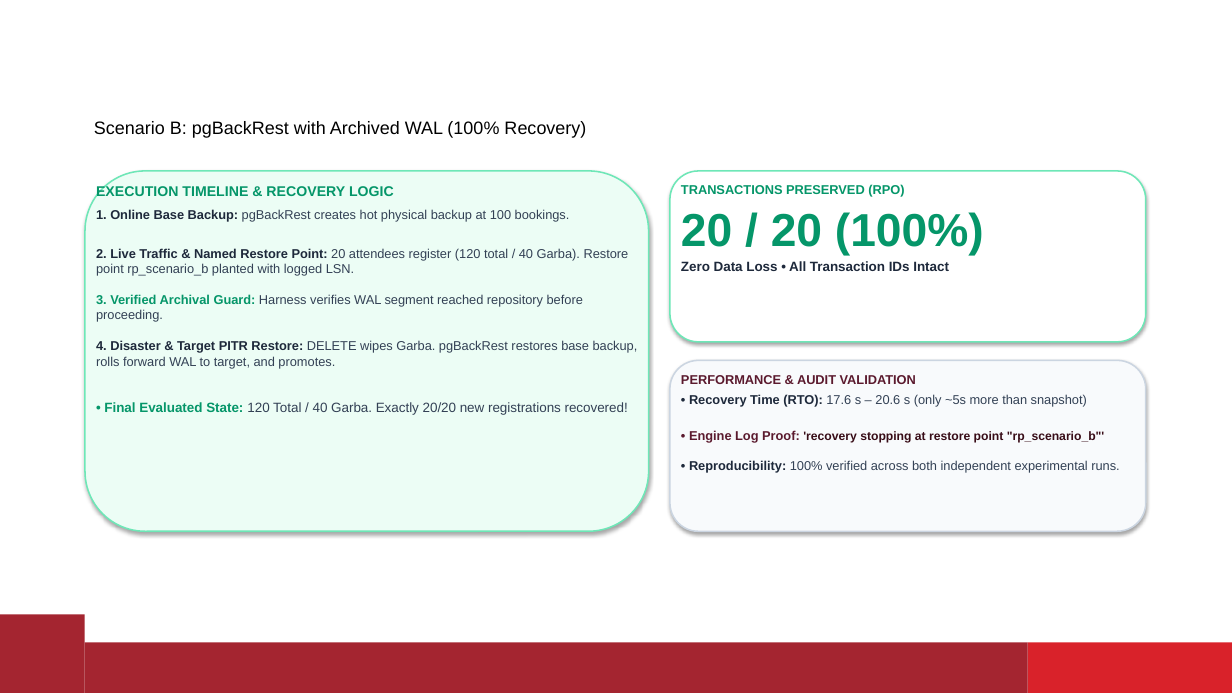
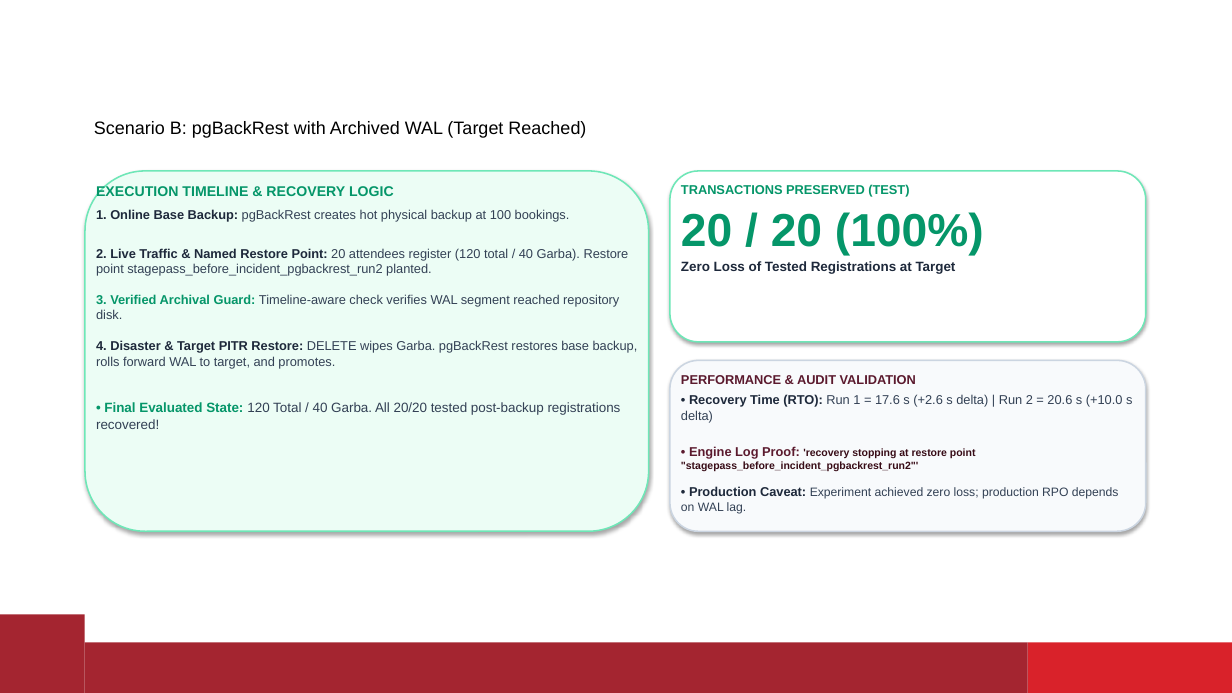
Before and after one commit to Aaryan-Sharma-5/devops_ia, a slide deck: slide 10 of docs/pgbackrest_ia_presentation.pptx. Drawn at 1232x693 pixels with LibreOffice and Linux fonts; fonts in the diff are those of the drawing; background and template pictures are left out. Boxes give left, top, right and bottom in pixels: in the first picture for what was removed or moved away, otherwise in the second. Text is boxed around its words. In the diff, an @@ line names an element or a change of style, - is before the commit and + after.

Commit message:
fix: address critical pre-submission review corrections for RPO claims, storage separation, and recovery guard assertions

```diff
--- a/docs/pgbackrest_ia_presentation.pptx
+++ b/docs/pgbackrest_ia_presentation.pptx
@@ title at [94, 121, 586, 138]: text changed @@
-Scenario B: pgBackRest with Archived WAL (100% Recovery)
+Scenario B: pgBackRest with Archived WAL (Target Reached)
@@ text at [681, 184, 909, 197]: text changed @@
-TRANSACTIONS PRESERVED (RPO)
+TRANSACTIONS PRESERVED (TEST)
@@ text at [96, 248, 629, 319]: text changed @@
-2. Live Traffic & Named Restore Point: 20 attendees register (120 total / 40 Garba). Restore point rp_scenario_b planted with logged LSN.
-3. Verified Archival Guard: Harness verifies WAL segment reached repository before proceeding.
+2. Live Traffic & Named Restore Point: 20 attendees register (120 total / 40 Garba). Restore point stagepass_before_incident_pgbackrest_run2 planted.
+3. Verified Archival Guard: Timeline-aware check verifies WAL segment reached repository disk.
@@ text at [681, 261, 956, 274]: text changed @@
-Zero Data Loss • All Transaction IDs Intact
+Zero Loss of Tested Registrations at Target
@@ text at [96, 402, 621, 429]: text changed @@
-• Final Evaluated State: 120 Total / 40 Garba. Exactly 20/20 new registrations recovered!
+• Final Evaluated State: 120 Total / 40 Garba. All 20/20 tested post-backup registrations recovered!
@@ text at [681, 394, 1132, 514]: text changed @@
-• Recovery Time (RTO): 17.6 s – 20.6 s (only ~5s more than snapshot)
-• Engine Log Proof: 'recovery stopping at restore point "rp_scenario_b"'
-• Reproducibility: 100% verified across both independent experimental runs.
+• Recovery Time (RTO): Run 1 = 17.6 s (+2.6 s delta) | Run 2 = 20.6 s (+10.0 s delta)
+• Engine Log Proof: 'recovery stopping at restore point "stagepass_before_incident_pgbackrest_run2"'
+• Production Caveat: Experiment achieved zero loss; production RPO depends on WAL lag.
```
Also in this commit, not shown: 8 other slides changed, 16 other files.
